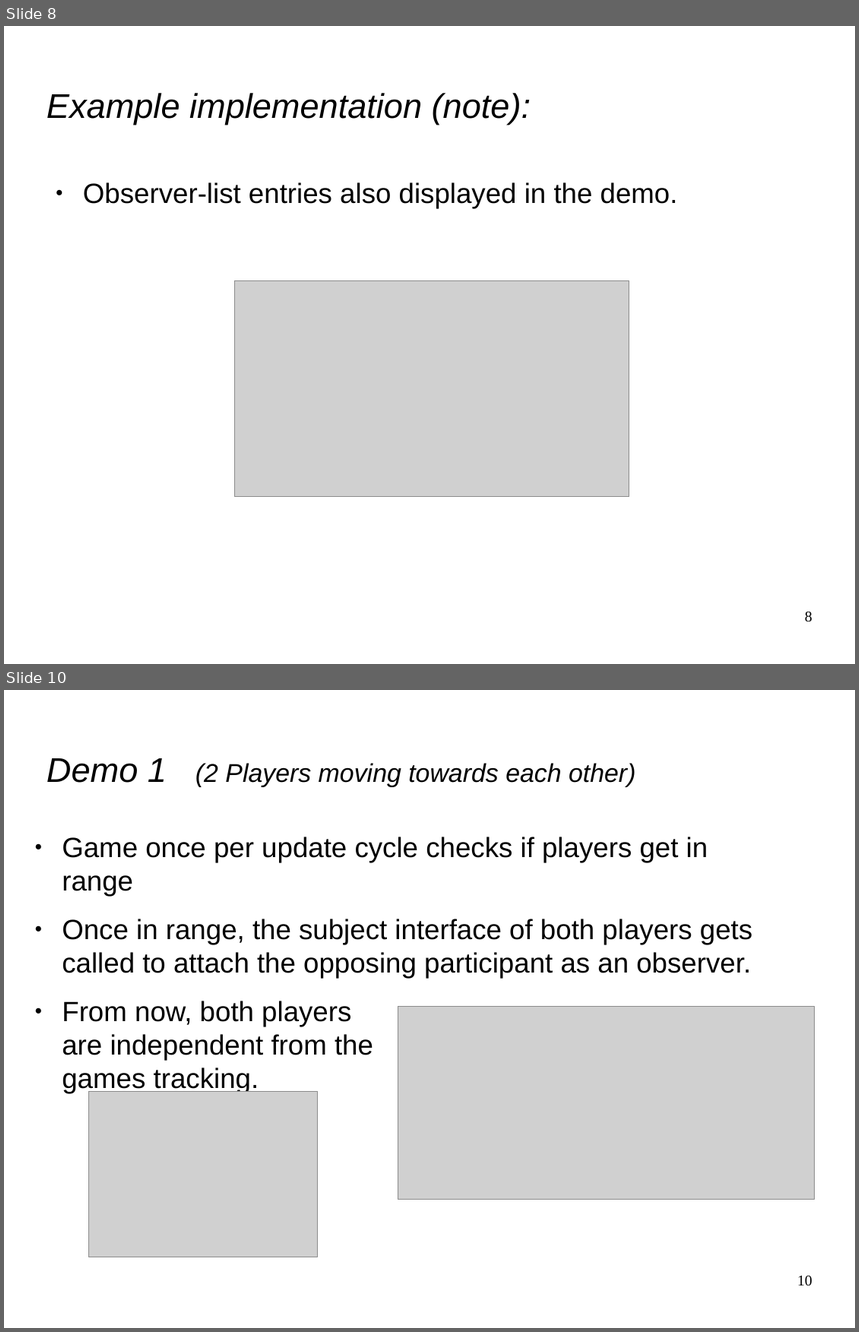
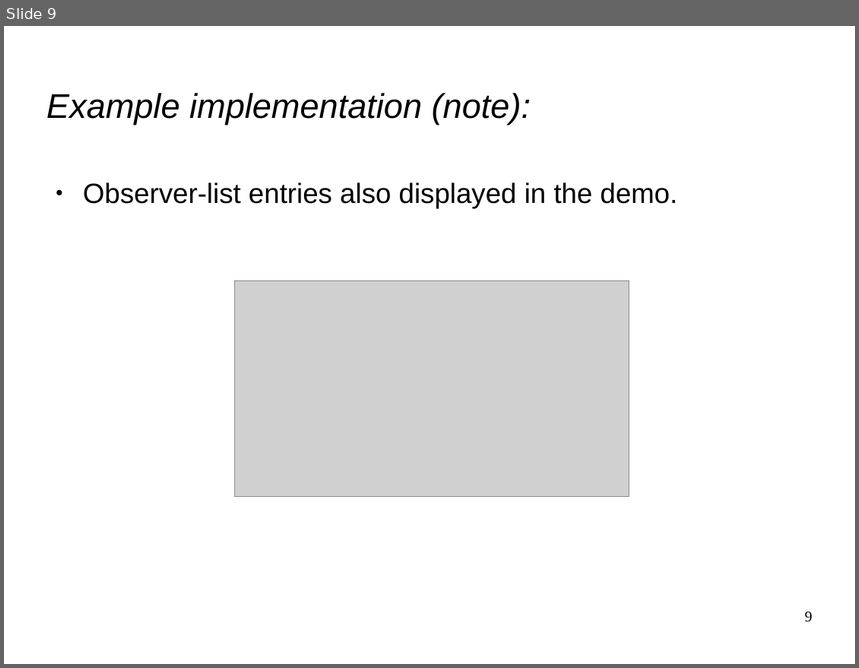
Before and after one commit to phil535/Massive-Multiplayer-Observer, a slide deck: Doc/pres_dp.odp. Shown one above the other, each under a label of ours: slides 8 and 10 before the commit, slide 9 after it; the slides between them are not shown. The pictures are 859x1332 and 859x668 pixels, drawn with LibreOffice and Linux fonts; fonts in the diff are those of the drawing; grey boxes stand for pictures. Boxes give left, top, right and bottom in pixels: in the first picture for what was removed or moved away, otherwise in the second. Text is boxed around its words. In the diff, an @@ line names an element or a change of style, - is before the commit and + after.

```diff
--- a/Doc/pres_dp.odp
+++ b/Doc/pres_dp.odp
@@ slide 10 removed at (4,690,855,1328), background #FFFFFF @@
@@ title removed at (47,758,636,787) @@
-Demo 1 (2 Players moving towards each other)
@@ text removed at (62,837,753,1094) @@
-● Game once per update cycle checks if players get in
-  range
-● Once in range, the subject interface of both players gets called to attach the opposing participant as an observer.
-● From now, both players
-  are independent from the
-  games tracking.
@@ picture removed at (398,1007,815,1200) @@
@@ picture removed at (89,1091,318,1257) @@
@@ page number removed at (797,1276,813,1287) @@
-10
@@ what was slide 8 is now slide 9 @@
@@ page number at (805,612,813,623): text changed @@
-8
+9
```
Also in this commit, not shown: 7 slides changed, 14 slides added.
